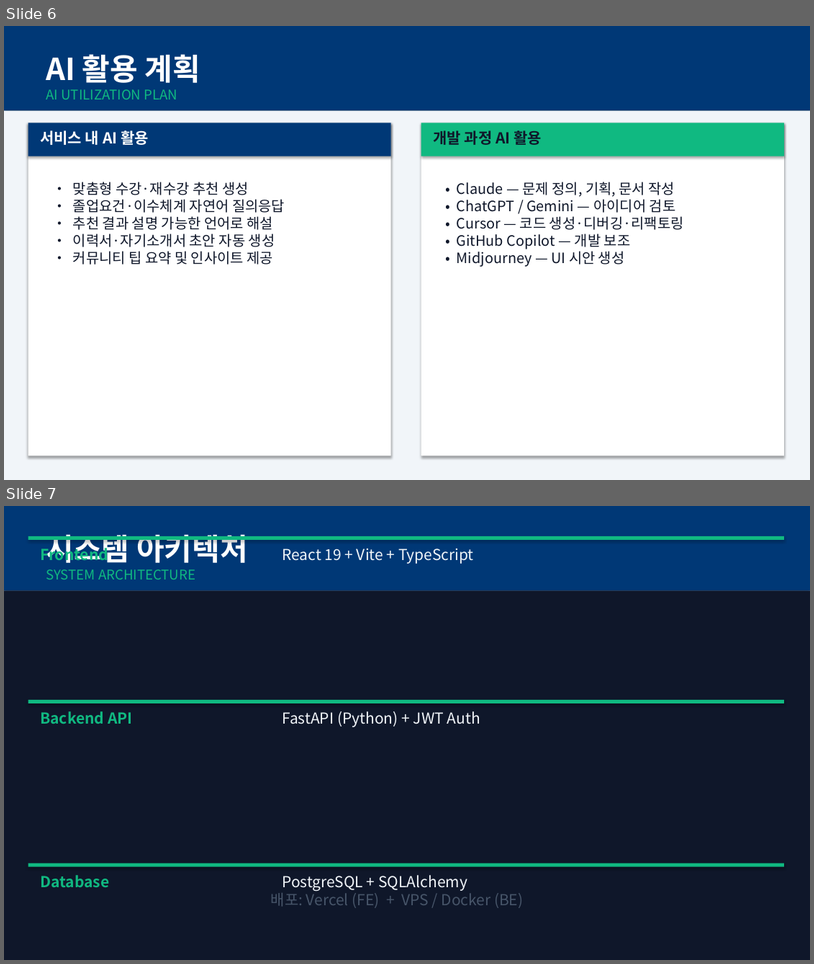
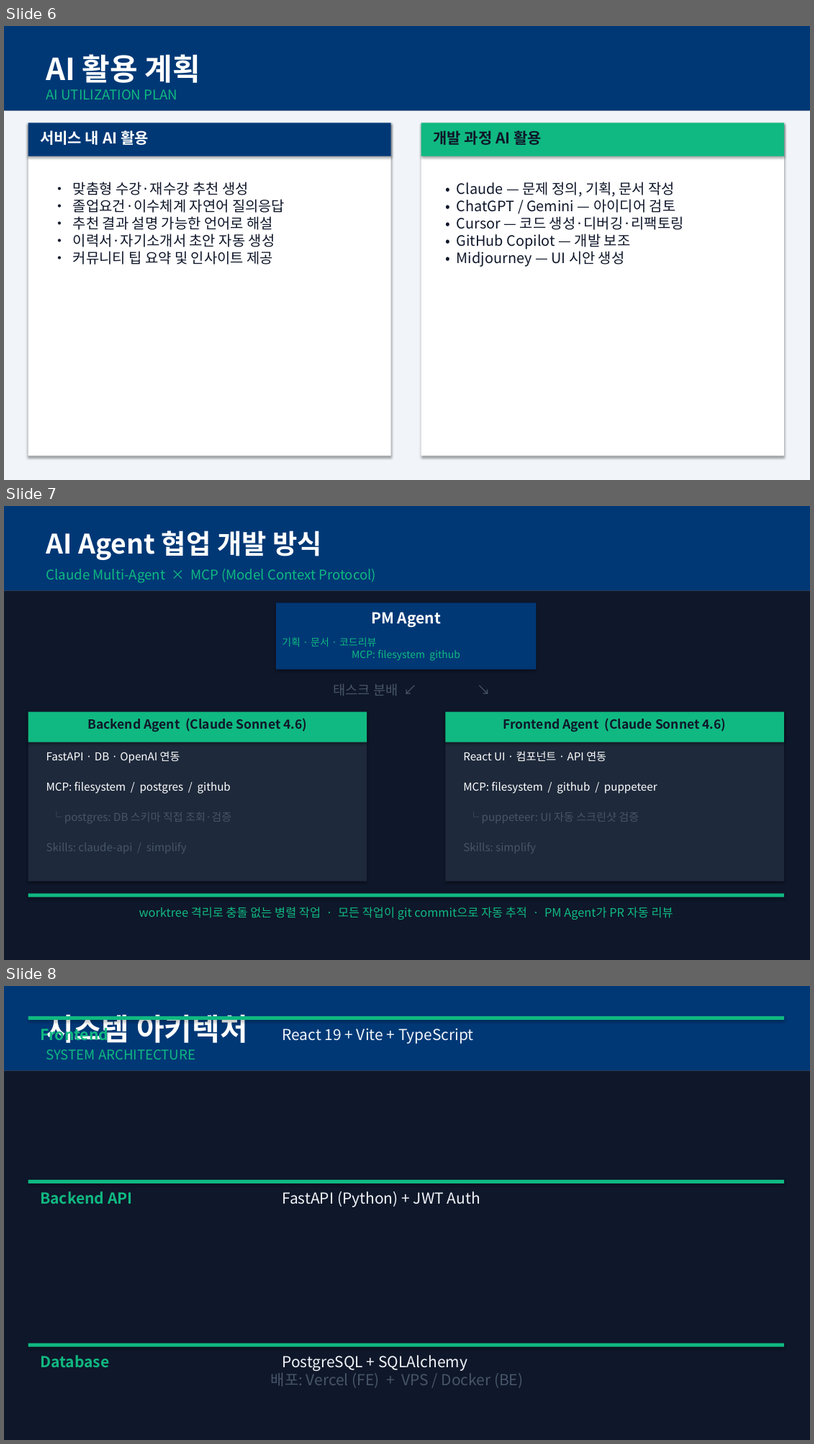
Before and after one commit to D0won/PNU-Pathfinder, a slide deck: PNU-pathfinder/output/발표자료_PNU-Pathfinder.pptx. Shown one above the other, each under a label of ours: slides 6 and 7 before the commit, slides 6, 7 and 8 after it. The pictures are 814x964 and 814x1444 pixels, drawn with LibreOffice and Linux fonts; fonts in the diff are those of the drawing. Boxes give left, top, right and bottom in pixels: in the first picture for what was removed or moved away, otherwise in the second. Text is boxed around its words. In the diff, an @@ line names an element or a change of style, - is before the commit and + after.

```diff
--- a/PNU-pathfinder/output/발표자료_PNU-Pathfinder.pptx
+++ b/PNU-pathfinder/output/발표자료_PNU-Pathfinder.pptx
@@ slide 7 added at [4, 506, 810, 960], background #FFFFFF @@
@@ rectangle added at [4, 506, 810, 591], fill #003876 @@
@@ text added at [46, 530, 322, 560], 32 pt, text #FFFFFF, bold @@
+AI Agent 협업 개발 방식
@@ text added at [46, 569, 377, 583], 16 pt, text #10B981 @@
+Claude Multi-Agent × MCP (Model Context Protocol)
@@ rectangle added at [4, 591, 810, 960], fill #0F172A @@
@@ rectangle added at [276, 602, 536, 669], fill #003876 @@
@@ text added at [371, 612, 441, 627], 18 pt, text #FFFFFF, bold @@
+PM Agent
@@ text added at [282, 637, 460, 661], 12 pt, text #10B981 @@
+기획 · 문서 · 코드리뷰
+MCP: filesystem github
@@ text added at [334, 684, 398, 695], 16 pt, text #475569 @@
+태스크 분배 ↙ ↘
@@ rectangle added at [28, 712, 367, 881], fill #1E293B @@
@@ rectangle added at [28, 712, 367, 742], fill #10B981 @@
@@ text added at [88, 718, 307, 731], 15 pt, text #0F172A, bold @@
+Backend Agent (Claude Sonnet 4.6)
@@ rectangle added at [445, 712, 784, 881], fill #1E293B @@
@@ rectangle added at [445, 712, 784, 742], fill #10B981 @@
@@ text added at [503, 718, 727, 731], 15 pt, text #0F172A, bold @@
+Frontend Agent (Claude Sonnet 4.6)
@@ text added at [46, 751, 180, 763], 13 pt, text #FFFFFF @@
+FastAPI · DB · OpenAI 연동
@@ text added at [463, 751, 607, 761], 13 pt, text #FFFFFF @@
+React UI · 컴포넌트 · API 연동
@@ text added at [46, 781, 231, 793], 13 pt, text #FFFFFF @@
+MCP: filesystem / postgres / github
@@ text added at [463, 781, 658, 793], 13 pt, text #FFFFFF @@
+MCP: filesystem / github / puppeteer
@@ text added at [64, 812, 232, 823], 13 pt, text #475569 @@
+└ postgres: DB 스키마 직접 조회·검증
@@ text added at [482, 812, 639, 823], 13 pt, text #475569 @@
+└ puppeteer: UI 자동 스크린샷 검증
@@ text added at [46, 842, 187, 853], 13 pt, text #475569 @@
+Skills: claude-api / simplify
@@ text added at [463, 842, 536, 853], 13 pt, text #475569 @@
+Skills: simplify
@@ rectangle added at [28, 893, 784, 897], fill #10B981 @@
@@ text added at [139, 906, 674, 919], 14 pt, text #10B981 @@
+worktree 격리로 충돌 없는 병렬 작업 · 모든 작업이 git commit으로 자동 추적 · PM Agent가 PR 자동 리뷰
@@ what was slide 7 is now slide 8 @@
```
Also in this commit, not shown: 5 other files.
